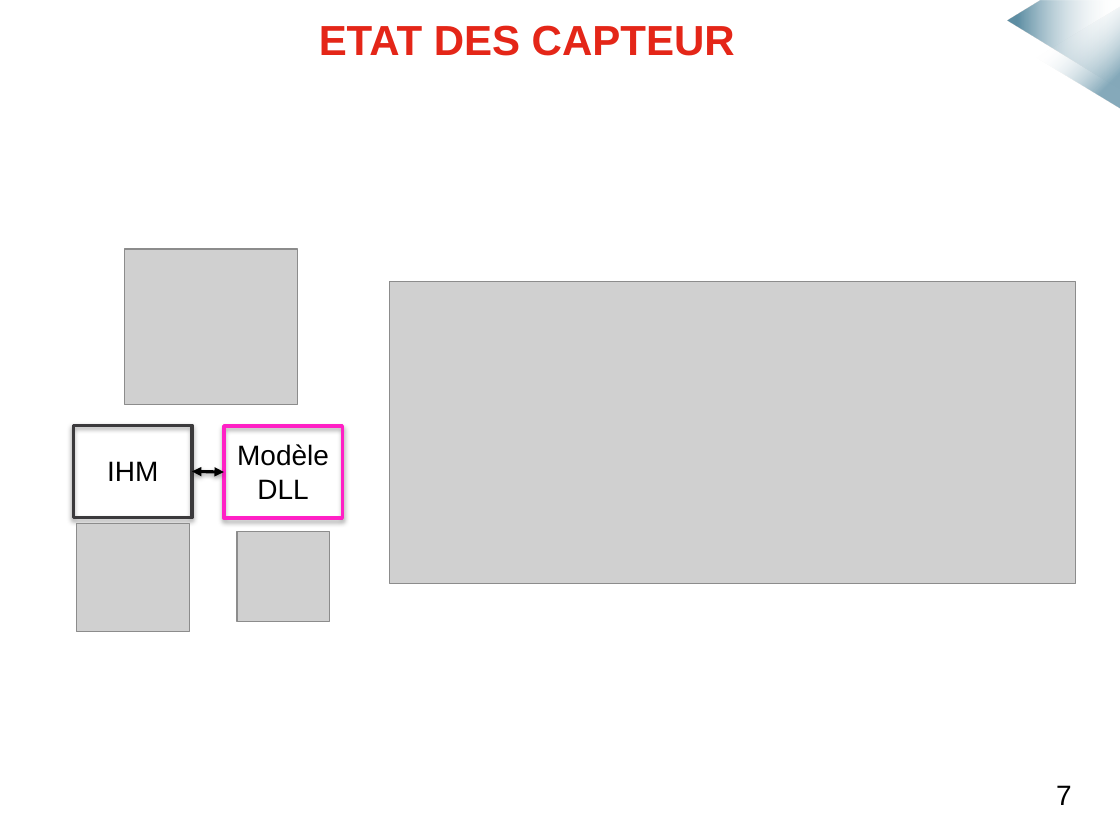
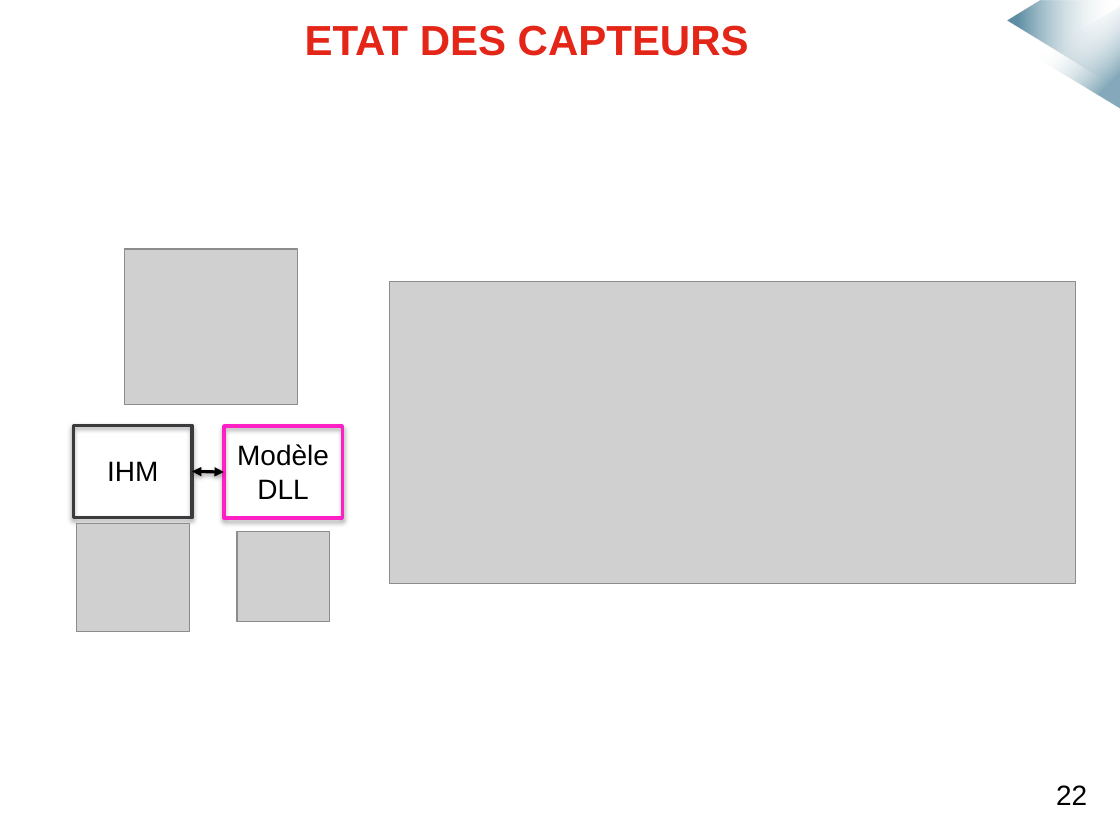
Before and after one commit to mmeven/EP_Domotique_Tablette, a slide deck: slide 24 of Rendu/Diapo_soutenance.pptx (slide 23 before the commit). Drawn at 1120x840 pixels with LibreOffice and Linux fonts; fonts in the diff are those of the drawing; grey boxes stand for pictures; background and template pictures are left out. Boxes give left, top, right and bottom in pixels: in the first picture for what was removed or moved away, otherwise in the second. Text is boxed around its words. In the diff, an @@ line names an element or a change of style, - is before the commit and + after.

```diff
--- a/Rendu/Diapo_soutenance.pptx
+++ b/Rendu/Diapo_soutenance.pptx
@@ title at <box>305,25,749,56</box>: text changed @@
-ETAT DES CAPTEUR
+ETAT DES CAPTEURS
@@ text at <box>1056,785,1087,805</box>: text changed @@
-7
+22
```
Also in this commit, not shown: 20 other slides changed, 1 slide added.
